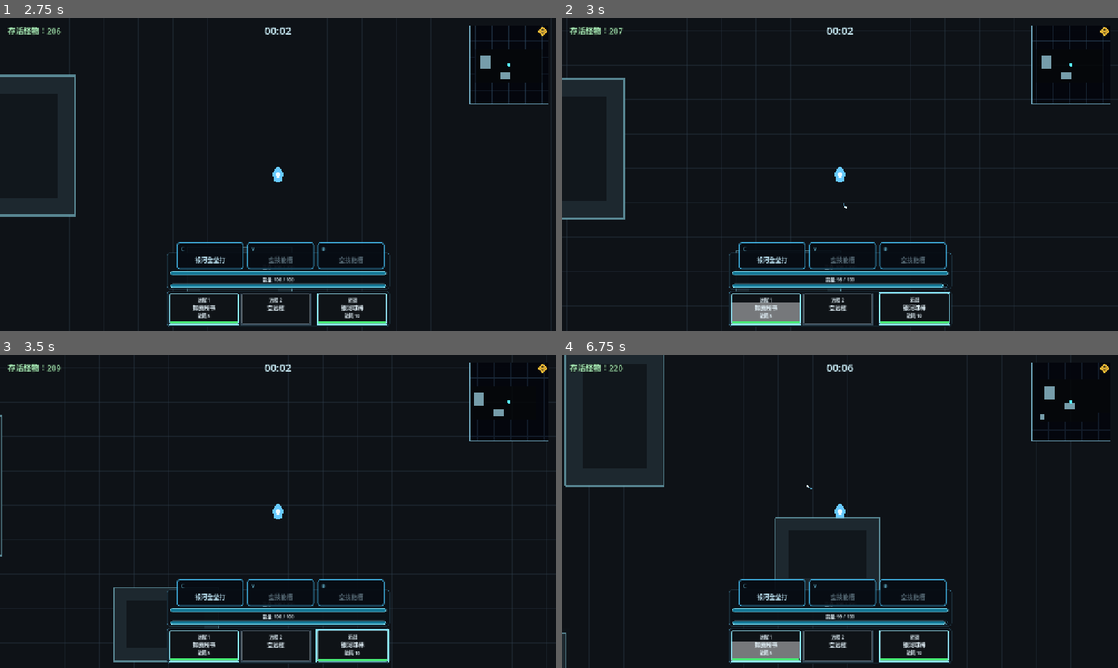
Above: before the commit, frames 1-4 (two rows, left to right).
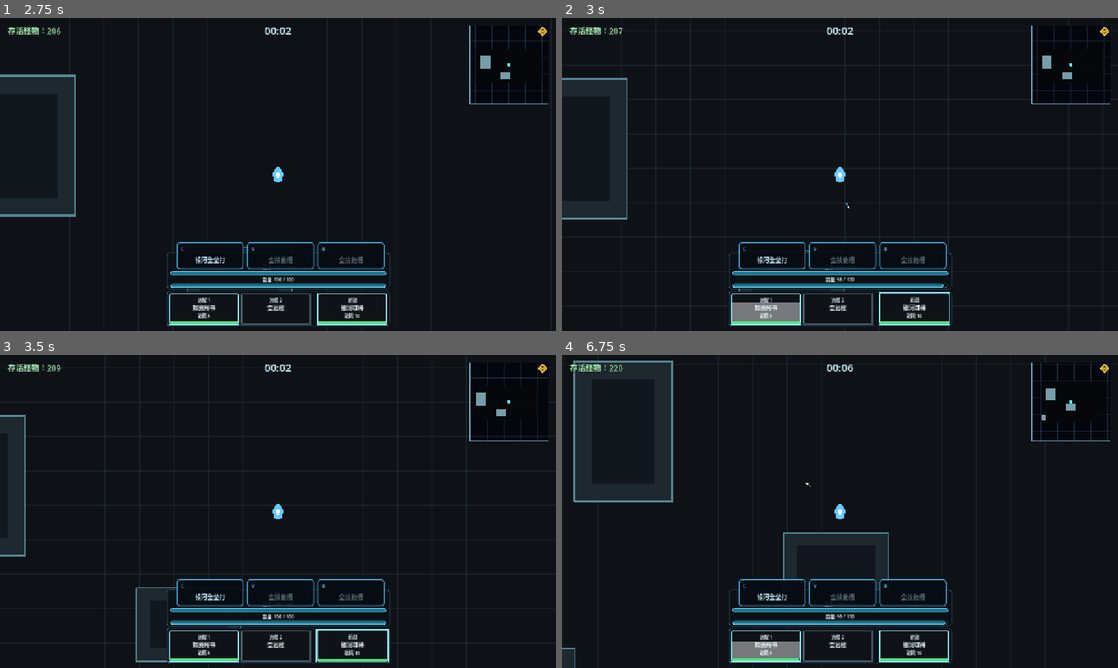
Above: after the commit, the same moments.

Repository: LisBam/StarHacker
Game: Godot game, scene res://scenes/ui/main_menu.tscn
Two runs of this game, one before a commit and one after it. Both use one fixed random seed, a clock stepped at 60 frames per second and the inputs below.
Inputs (mouse positions are in pixels of both pictures, inside the frame that each line leads up to):
- Up to frame 1 (2.75 s): click "骇入" at 0.5 s; tap Enter at 1.25 s; drag from (205, 309) to (294, 174) at 1.27 s; drag from (278, 309) to (294, 174) at 2.02 s
- Up to frame 2 (3 s): tap Space (dodge) at 2.75 s; move the mouse to (912, 309) at 2.77 s; hold D (move_right) from 2.78 s (still down); click (912, 309) at 2.85 s
- Up to frame 3 (3.5 s): keep holding D (move_right); tap Shift (sprint) at 3.05 s
- Up to frame 4 (6.75 s): release D (move_right) at 3.5 s; drag from (812, 574) to (673, 464) at 3.52 s; tap Enter at 4.25 s; move the mouse to (1006, 558) at 4.27 s; hold A (move_left) 4.28-5 s; tap Space (dodge) at 4.35, 5.75 s; click (1006, 558) at 4.42 s; tap Shift (sprint) at 4.55, 5.85 s; drag from (673, 464) to (856, 511) at 5.02 s; move the mouse to (867, 511) at 5.77 s; hold S (move_down) 5.78-6.5 s; click (867, 511) at 5.92 s; drag from (756, 433) to (728, 527) at 6.52 s

Frame 1 is identical in both runs. In frame 2, 0.6% of the frame differs, in the area x 11-99%, y 2-88%; in frame 3, 0.7%; in frame 4, 1.7%, in the area x 0-99%, y 0-100%.

Commit message:
1.新增角色面板冷却缩减显示   2.新增训练场主动技能无冷却开关   3.调整疾跑冲刺能耗与移速换算   4.完善远程武器默认穿透属性   5.新增银狼二倍速头顶状态标记   6.同步银河全垒打扩展包冲击力

Diff:
--- a/data/skills/stelle/galactic_grand_slam.tres
+++ b/data/skills/stelle/galactic_grand_slam.tres
@@ -7,7 +7,7 @@
 script = ExtResource("1_data")
 skill_id = "stelle_galactic_grand_slam"
 display_name = "银河全垒打"
-description = "长按进行蓄力，朝指定方向挥出强力一击造成10（+20%攻击力）点威力的伤害，并造成100距离的击退。至多蓄力3秒提升80%的伤害与击退效果。"
+description = "长按进行蓄力，朝指定方向挥出强力一击造成10（+20%攻击力）点威力的伤害，并造成150冲击力的击退。至多蓄力3秒提升80%的伤害与击退效果。"
 behavior_script = ExtResource("2_behavior")
 targeting_mode = 0
 directional_input_mode = 0
@@ -24,6 +24,7 @@
 target_marker_radius = 18.0
 base_damage = 10.0
 attack_power_ratio = 0.2
+impact_force = 150.0
 knockback_distance = 100.0
 maximum_charge_damage_bonus_ratio = 0.8
 maximum_charge_knockback_bonus_ratio = 0.8
--- a/scenes/game/game_world.tscn
+++ b/scenes/game/game_world.tscn
@@ -545,7 +545,7 @@
 [node name="TestSettingsPanel" type="PanelContainer" parent="BattleHUD/Root/PauseOverlay"]
 unique_name_in_owner = true
 visible = false
-custom_minimum_size = Vector2(420, 414)
+custom_minimum_size = Vector2(420, 464)
 layout_mode = 1
 anchors_preset = -1
 anchor_left = 0.5
@@ -553,9 +553,9 @@
 anchor_right = 0.5
 anchor_bottom = 0.5
 offset_left = -210.0
-offset_top = -207.0
+offset_top = -232.0
 offset_right = 210.0
-offset_bottom = 207.0
+offset_bottom = 232.0
 grow_horizontal = 2
 grow_vertical = 2
 
@@ -611,6 +611,12 @@
 custom_minimum_size = Vector2(0, 38)
 layout_mode = 2
 text = "无限血量"
+
+[node name="ActiveSkillNoCooldownCheckButton" type="CheckButton" parent="BattleHUD/Root/PauseOverlay/TestSettingsPanel/TestSettingsMargin/TestSettingsContent"]
+unique_name_in_owner = true
+custom_minimum_size = Vector2(0, 38)
+layout_mode = 2
+text = "角色主动技能无冷却"
 
 [node name="TestSettingsSpacer" type="Control" parent="BattleHUD/Root/PauseOverlay/TestSettingsPanel/TestSettingsMargin/TestSettingsContent"]
 custom_minimum_size = Vector2(0, 8)
--- a/scripts/components/active_skill_component.gd
+++ b/scripts/components/active_skill_component.gd
@@ -56,6 +56,8 @@
 var _completion_cooldown_multipliers: Array[float] = []
 ## 当前装备提供的主动技能冷却缩减；使用 0 到 1 小数，默认 0，不影响武器冷却或后续段释放窗口。
 var _equipment_cooldown_reduction: float = 0.0
+## 是否由训练场设置禁用主动技能冷却；默认 false，开启时所有技能立即可用且后续释放不会写入冷却，不会保存到角色或装备数据。
+var _cooldown_disabled: bool = false
 ## 当前正在瞄准的技能槽；取值 -1 或有效下标，默认 -1 表示没有按住任何主动技能。
 var _active_slot_index: int = -1
 ## 当前技能按住累计蓄力时间；取值大于等于 0 秒，默认 0，只有技能允许蓄力时才参与释放比例。
@@ -419,6 +421,15 @@
 func _update_cooldowns(delta: float) -> void:
 	# 是否有冷却数值发生变化；仅在至少一项递减时派发统一信号，避免空闲状态产生无意义通知。
 	var changed: bool = false
+	if _cooldown_disabled:
+		# 无冷却模式残留清理；开启开关后任何已经开始的主动技能冷却都在本帧归零。
+		for slot_index in range(_cooldown_remaining.size()):
+			if _cooldown_remaining[slot_index] > 0.0:
+				_cooldown_remaining[slot_index] = 0.0
+				changed = true
+		if changed:
+			cooldowns_changed.emit()
+		return
 	for slot_index in range(_cooldown_remaining.size()):
 		if _cooldown_remaining[slot_index] <= 0.0:
 			continue
@@ -481,7 +492,8 @@
 	# 实际冷却时长；腿部装备冷却缩减只在整套技能完成并进入 CD 时应用，后续段窗口不受影响。
 	var resolved_cooldown_duration: float = _get_effective_cooldown_duration(base_cooldown_duration)
 	_cooldown_durations[slot_index] = resolved_cooldown_duration
-	_cooldown_remaining[slot_index] = resolved_cooldown_duration
+	# 训练场无冷却开关；仅跳过本次进入冷却，资源冷却与装备缩减结果仍保留给关闭开关后的下一次释放使用。
+	_cooldown_remaining[slot_index] = 0.0 if _cooldown_disabled else resolved_cooldown_duration
 	skill_loadout_changed.emit()
 	cooldowns_changed.emit()
 
@@ -538,6 +550,23 @@
 func get_equipment_cooldown_reduction() -> float:
 	## 返回当前由装备聚合后的冷却缩减比例；供角色面板、测试或未来效果查询，默认值为 0。
 	return clampf(_equipment_cooldown_reduction, 0.0, 1.0)
+
+
+func set_cooldown_disabled(enabled: bool) -> void:
+	## 设置训练场主动技能无冷却状态；开启时清除已有冷却，关闭后不追溯已经跳过的冷却且后续释放恢复正常结算。
+	if _cooldown_disabled == enabled:
+		return
+	_cooldown_disabled = enabled
+	if _cooldown_disabled:
+		# 剩余冷却清理；每个有效槽立即可再次释放，HUD 会在同一信号周期移除冷却遮罩。
+		for slot_index in range(_cooldown_remaining.size()):
+			_cooldown_remaining[slot_index] = 0.0
+	cooldowns_changed.emit()
+
+
+func is_cooldown_disabled() -> bool:
+	## 返回当前是否处于训练场主动技能无冷却状态；仅供训练场界面同步开关，不用于装备冷却缩减计算。
+	return _cooldown_disabled
 
 
 func _get_effective_cooldown_duration(base_cooldown_duration: float) -> float:
--- a/scripts/components/equipment_component.gd
+++ b/scripts/components/equipment_component.gd
@@ -221,8 +221,11 @@
 
 func get_character_attribute_snapshot() -> Dictionary:
 	## 返回角色面板所需的移速与视野三值结构，保持展示结果和装备实际应用公式一致。
+	## 冷却缩减快照在同一返回字典中额外提供，角色面板可直接显示腿部装备的有效百分比。
 	# 装备实际移速；比例属性换算为速度点数，确保面板不直接显示内部小数比例。
 	var equipment_move_speed: float = _base_move_speed * _equipment_move_speed_ratio
+	# 装备实际冷却缩减；有效腿部装备属性已在刷新时聚合并限制为 0 至 100%，角色基础值固定为 0。
+	var equipment_cooldown_reduction: float = _active_skill_component.call("get_equipment_cooldown_reduction") if _active_skill_component != null and _active_skill_component.has_method("get_equipment_cooldown_reduction") else 0.0
 	return {
 		"move_speed": {
 			"base": _base_move_speed,
@@ -233,6 +236,11 @@
 			"base": 1.0,
 			"equipment": _equipment_vision_range_ratio,
 			"total": 1.0 + _equipment_vision_range_ratio
+		},
+		"cooldown_reduction": {
+			"base": 0.0,
+			"equipment": clampf(equipment_cooldown_reduction, 0.0, 1.0),
+			"total": clampf(equipment_cooldown_reduction, 0.0, 1.0)
 		}
 	}
 
--- a/scripts/components/top_down_movement_component.gd
+++ b/scripts/components/top_down_movement_component.gd
@@ -5,7 +5,8 @@
 ## acceleration 控制起步手感，friction 控制松开方向后的刹停速度，max_speed 控制可读属性点。
 
 ## 移动速度属性点到像素速度的换算倍率；固定为 3，使 100 点移速等效于旧规则的 300 像素/秒。
-const MOVE_SPEED_TO_PIXELS_PER_SECOND: float = 3.0
+## 当前移动速度属性点换算倍率；固定为 2，使 100 点移速对应 200 像素/秒，疾跑与强制移动均复用这一基准。
+const MOVE_SPEED_TO_PIXELS_PER_SECOND: float = 2.0
 ## 最大移动速度属性；取值建议大于 0，默认 106.6667 对应 320 像素/秒，运行时修改会影响角色最高速度。
 @export_range(1.0, 2000.0, 0.0001, "or_greater") var max_speed: float = 106.6667
 ## 加速度；取值建议大于 0，默认 2200 让角色起步迅速，运行时修改会影响按键后的提速手感。
--- a/scripts/data/caelus_firewall_charge_skill_data.gd
+++ b/scripts/data/caelus_firewall_charge_skill_data.gd
@@ -6,6 +6,7 @@
 ## 冲锋基础持续时间；默认 1 秒，释放时再加本次实际蓄力秒数。
 @export_range(0.01, 30.0, 0.01, "or_greater") var base_charge_duration: float = 1.0
 ## 冲锋额外移速属性；默认 150 点，与角色当前移速属性相加后按 1 点等于 3 像素/秒换算。
+## 当前冲锋移速属性按 1 点等于 2 像素/秒换算；默认 150 点会与释放瞬间的有效角色移速直接相加。
 @export_range(0.0, 3000.0, 1.0, "or_greater") var bonus_move_speed_attribute: float = 150.0
 ## 冲锋期间减伤比例；默认 0.80 表示最终受到伤害降低 80%，与其他来源按剩余伤害连乘。
 @export_range(0.0, 1.0, 0.01) var charge_damage_reduction_ratio: float = 0.80
--- a/scripts/data/character_data.gd
+++ b/scripts/data/character_data.gd
@@ -19,6 +19,7 @@
 ## 基础能量上限；默认 100，进入战斗或切换角色时应用，运行时不应动态修改模板。
 @export_range(1.0, 9999.0, 1.0, "or_greater") var max_energy: float = 100.0
 ## 基础移动速度属性；默认 106.6667，按 1 点等于 3 像素/秒换算，装备移速比例会在该值上继续结算。
+## 当前移动速度属性换算按 1 点等于 2 像素/秒执行；默认值仅作为未填写角色资源的隔离场景回退。
 @export_range(1.0, 2000.0, 0.0001, "or_greater") var move_speed: float = 106.6667
 ## 基础攻击力；默认 10，装备攻击加成会在该值上继续结算，运行时不应动态修改模板。
 @export_range(0.0, 99999.0, 1.0, "or_greater") var attack_power: float = 10.0
--- a/scripts/data/stelle_galactic_grand_slam_skill_data.gd
+++ b/scripts/data/stelle_galactic_grand_slam_skill_data.gd
@@ -8,6 +8,8 @@
 @export_range(0.0, 99999.0, 0.1, "or_greater") var base_damage: float = 10.0
 ## 当前攻击力转化比例；默认 0.20 表示额外加入当前最终攻击力的 20%，运行时会读取技能释放瞬间的属性。
 @export_range(0.0, 10.0, 0.01, "or_greater") var attack_power_ratio: float = 0.20
+## 基础冲击力；默认 150 点理论位移，命中目标后由目标自身按韧性与击退衰减统一换算，运行时可调整。
+@export_range(0.0, 3000.0, 1.0, "or_greater") var impact_force: float = 150.0
 ## 基础击退距离；默认 100 像素，目标会通过自身击退衰减换算初速度，墙体仍可阻挡实际位移。
 @export_range(0.0, 3000.0, 1.0, "or_greater") var knockback_distance: float = 100.0
 ## 满蓄力伤害增幅；默认 0.80 表示蓄力 3 秒时基础威力与攻击力加成的总和提高 80%。
--- a/scripts/data/weapon_data.gd
+++ b/scripts/data/weapon_data.gd
@@ -49,7 +49,8 @@
 ## 每轮射击生成的弹体总数；默认 1 表示单弹体，只有 has_scatter 为 true 时参与战斗与强化结算。
 @export_range(1, 100, 1, "or_greater") var scatter_count: int = 1
 ## 是否具有穿透属性；默认 false，只有显式启用的远程武器才能穿透目标并接受穿透强化。
-@export var has_piercing: bool = false
+## 远程攻击通道默认持有穿透属性；默认 true 但穿透次数为 0，因此首个命中后仍销毁，同时允许直接接受穿透强化。
+@export var has_piercing: bool = true
 ## 每颗弹体可额外穿过的目标数量；默认 0 表示命中首个目标后销毁，只有 has_piercing 为 true 时参与战斗与强化结算。
 @export_range(0, 100, 1, "or_greater") var piercing_count: int = 0
 ## 是否具有弹射属性；默认 false，只有显式启用的远程武器才能在碰撞后改变弹道并接受弹射强化。
--- /dev/null
+++ b/scripts/effects/overhead_status_text.gd
@@ -0,0 +1,59 @@
+extends Node2D
+class_name OverheadStatusText
+
+## 头顶状态文本独立跟随一个世界坐标目标，并在目标失效或状态结束时自行回收。
+## 调用者创建后使用 configure 指定目标与文字；本节点不管理任何技能持续时间或数值效果。
+
+## 默认文字绘制区域；宽度 48 像素可稳定居中双字符状态文本，高度 26 像素容纳 22 号字体与描边。
+const DEFAULT_LABEL_SIZE: Vector2 = Vector2(48.0, 26.0)
+## 默认文字字体大小；22 像素在常规战斗镜头下可辨认，同时不会遮挡角色模型。
+const DEFAULT_FONT_SIZE: int = 22
+## 默认文字偏移；向上 52 像素使文本位于角色头顶，不覆盖血条与蓄力条下方的角色模型。
+const DEFAULT_WORLD_OFFSET: Vector2 = Vector2(0.0, -52.0)
+
+## 跟随目标；默认 null，configure 注入有效世界节点后每帧同步其全局坐标。
+var _target: Node2D
+## 状态文字标签；默认 null，configure 时创建并作为本节点子级，负责实际文本绘制而不参与战斗输入。
+var _label: Label
+## 目标头顶偏移；默认采用 DEFAULT_WORLD_OFFSET，运行时只由 configure 覆盖以适配不同角色状态标记。
+var _world_offset: Vector2 = DEFAULT_WORLD_OFFSET
+
+
+func configure(target: Node2D, status_text: String, text_color: Color, world_offset: Vector2 = DEFAULT_WORLD_OFFSET) -> void:
+	## 配置一次可持续跟随的头顶状态文本；重复调用会更新文字内容与目标，但不会重复创建标签。
+	_target = target
+	_world_offset = world_offset
+	if _label == null:
+		# 状态文字标签；使用固定绘制区和居中对齐，确保目标移动时标签位置不因文字布局抖动。
+		_label = Label.new()
+		_label.size = DEFAULT_LABEL_SIZE
+		_label.position = -DEFAULT_LABEL_SIZE * 0.5
+		_label.horizontal_alignment = HORIZONTAL_ALIGNMENT_CENTER
+		_label.vertical_alignment = VERTICAL_ALIGNMENT_CENTER
+		_label.mouse_filter = Control.MOUSE_FILTER_IGNORE
+		_label.add_theme_font_size_override("font_size", DEFAULT_FONT_SIZE)
+		add_child(_label)
+	_label.text = status_text
+	_label.modulate = text_color
+	_sync_target_position()
+	set_process(true)
+
+
+func _process(_delta: float) -> void:
+	## 跟随有效目标；目标被销毁或离开场景时立即回收，避免技能行为提前销毁后残留文本。
+	if not is_instance_valid(_target):
+		queue_free()
+		return
+	_sync_target_position()
+
+
+func dispose() -> void:
+	## 主动结束状态文字；技能行为在效果结束时调用，重复调用保持幂等且不会影响其他头顶反馈。
+	set_process(false)
+	queue_free()
+
+
+func _sync_target_position() -> void:
+	## 把本节点移动到目标全局位置加配置偏移；未配置或失效目标时保留当前坐标，等待下一帧回收。
+	if is_instance_valid(_target):
+		global_position = _target.global_position + _world_offset
--- a/scripts/game/game_world.gd
+++ b/scripts/game/game_world.gd
@@ -241,7 +241,9 @@
 ## 星扩展包数值补充：当前权威基础能量上限为 100，资源档案可继续覆盖该隔离场景兜底值。
 @export_range(1.0, 9999.0, 1.0, "or_greater") var stelle_max_energy: float = 100.0
 ## 星的固定移动速度属性；默认 106.6667，按 1 点等于 3 像素/秒换算，切换角色时写入玩家移动组件。
+## 当前星移速按 1 点等于 2 像素/秒换算；100 点基础移速在战斗中对应 200 像素/秒。
 ## 星扩展包数值补充：当前权威基础移速为 100 点，等效实际速度 300 像素/秒。
+## 当前星扩展包数值补充：权威基础移速保持 100 点，等效实际速度按新换算为 200 像素/秒。
 @export_range(1.0, 2000.0, 0.0001, "or_greater") var stelle_move_speed: float = 100.0
 ## 星的固定攻击力；默认 10，切换角色时写入战斗属性组件并参与伤害公式。
 ## 星扩展包数值补充：当前权威基础攻击力为 100，资源档案可继续覆盖该隔离场景兜底值。
@@ -254,6 +256,7 @@
 ## 穹的固定能量上限；取值应大于 0，默认 95，切换角色时直接应用，不再随机。
 @export_range(1.0, 9999.0, 1.0, "or_greater") var caelus_max_energy: float = 80.0
 ## 穹的固定移动速度属性；默认 100，按 1 点等于 3 像素/秒换算，切换角色时写入玩家移动组件。
+## 当前穹移速按 1 点等于 2 像素/秒换算；90 点基础移速在战斗中对应 180 像素/秒。
 @export_range(1.0, 2000.0, 0.0001, "or_greater") var caelus_move_speed: float = 90.0
 ## 穹的固定攻击力；默认 9，较低输出与较高生存能力形成角色差异。
 @export_range(0.0, 99999.0, 1.0, "or_greater") var caelus_attack_power: float = 90.0
@@ -264,6 +267,7 @@
 ## 银狼的固定能量上限；取值应大于 0，默认 155，切换角色时直接应用，不再随机。
 @export_range(1.0, 9999.0, 1.0, "or_greater") var silver_wolf_max_energy: float = 99.0
 ## 银狼的固定移动速度属性；默认 118.3333，按 1 点等于 3 像素/秒换算，切换角色时写入玩家移动组件。
+## 当前银狼移速按 1 点等于 2 像素/秒换算；99 点基础移速在战斗中对应 198 像素/秒。
 @export_range(1.0, 2000.0, 0.0001, "or_greater") var silver_wolf_move_speed: float = 99.0
 ## 银狼的固定攻击力；默认 11，为三名角色中最高基础攻击。
 @export_range(0.0, 99999.0, 1.0, "or_greater") var silver_wolf_attack_power: float = 99.0
--- a/scripts/player/player_controller.gd
+++ b/scripts/player/player_controller.gd
@@ -40,11 +40,14 @@
 ## 战斗相机路径；默认指向玩家子节点 Camera2D，必须解析到提供 add_shake 方法的节点，修改会影响屏幕震动反馈。
 @export var camera_path: NodePath = ^"Camera2D"
 ## 疾跑速度倍率；取值建议大于等于 1，默认 1.55 表示按住 Shift 时移动速度提升 55%，运行时修改会影响疾跑手感。
-@export_range(1.0, 4.0, 0.05, "or_greater") var sprint_speed_multiplier: float = 1.55
+## 当前疾跑速度倍率；默认 1.5 表示按住 Shift 时移动速度提升 50%，运行时修改会同时影响能量支出成功后的实际移动速度。
+@export_range(1.0, 4.0, 0.05, "or_greater") var sprint_speed_multiplier: float = 1.5
 ## 疾跑每秒能耗；取值建议大于等于 0，默认 24 表示持续疾跑会稳定消耗能量，运行时修改会影响疾跑续航。
-@export_range(0.0, 9999.0, 0.1, "or_greater") var sprint_energy_consumption_per_second: float = 24.0
+## 当前疾跑每秒能耗；默认 20 表示每个实际疾跑秒稳定消费 20 点能量，能量不足当前帧不会获得疾跑倍率。
+@export_range(0.0, 9999.0, 0.1, "or_greater") var sprint_energy_consumption_per_second: float = 20.0
 ## 冲刺单次能耗；取值建议大于等于 0，默认 18 表示每次 Space 突进需要付出固定能量，运行时修改会影响冲刺频率。
-@export_range(0.0, 9999.0, 0.1, "or_greater") var dodge_energy_consumption: float = 18.0
+## 当前冲刺单次能耗；默认 20 表示每次成功 Space 突进固定消费 20 点能量，支付失败不会打断已有蓄力。
+@export_range(0.0, 9999.0, 0.1, "or_greater") var dodge_energy_consumption: float = 20.0
 ## 冲刺距离；取值建议大于 0，默认 140 像素适合当前角色尺寸，运行时修改会影响 Space 突进位移。
 @export_range(1.0, 1200.0, 1.0, "or_greater") var dodge_distance: float = 140.0
 ## 冲刺持续时间；取值建议 0.05 到 0.5 秒，默认 0.16 秒；该时间只控制突进位移，不提供无敌效果。
@@ -574,7 +577,7 @@
 	_forced_movement_remaining = maxf(duration_seconds, 0.0)
 	# 当前移动速度属性；由移动组件保存角色基础值及装备倍率结算后的基础属性，技能额外值直接相加。
 	var current_move_speed_attribute: float = float(_movement_component.call("get_max_speed")) if _movement_component.has_method("get_max_speed") else 100.0
-	_forced_movement_speed = maxf(current_move_speed_attribute + bonus_move_speed_attribute, 0.0) * 3.0
+	_forced_movement_speed = maxf(current_move_speed_attribute + bonus_move_speed_attribute, 0.0) * 2.0
 	_forced_movement_blocked_this_frame = false
 	_dodge_time_remaining = 0.0
 	_dodge_direction = Vector2.ZERO
--- a/scripts/skills/silver_wolf_double_speed_behavior.gd
+++ b/scripts/skills/silver_wolf_double_speed_behavior.gd
@@ -8,6 +8,14 @@
 const MOVE_SPEED_SOURCE_ID: String = "silver_wolf_double_speed"
 ## 世界飘字脚本；无伤完成时用于生成绿色 COMBO! 反馈。
 const FLOATING_TEXT_POPUP_SCRIPT: Script = preload("res://scripts/effects/floating_text_popup.gd")
+## 持续头顶状态文本脚本；二倍速生效期间用它显示跟随银狼的固定 2× 标记。
+const OVERHEAD_STATUS_TEXT_SCRIPT: Script = preload("res://scripts/effects/overhead_status_text.gd")
+## 二倍速头顶状态文字；固定使用 2×，只在本技能持续期间显示。
+const DOUBLE_SPEED_STATUS_TEXT: String = "2×"
+## 二倍速头顶状态颜色；青蓝色与银狼技能的数码视觉保持一致，不参与任何数值或伤害结算。
+const DOUBLE_SPEED_STATUS_COLOR: Color = Color(0.38, 0.88, 1.0, 1.0)
+## 二倍速头顶状态偏移；向上 52 像素与角色模型保持间距，避免遮挡脚下攻击或受击反馈。
+const DOUBLE_SPEED_STATUS_OFFSET: Vector2 = Vector2(0.0, -52.0)
 
 ## 当前施法者；默认 null，由主动技能组件注入并提供攻速、移速和受击信号接口。
 var _caster: Node2D
@@ -27,6 +35,8 @@
 var _was_hit: bool = false
 ## 本次效果期间实际消费能量总量；默认 0，由 energy_spent 信号累计，不受自然能量恢复影响。
 var _energy_spent_during_effect: float = 0.0
+## 二倍速头顶状态节点；默认 null，效果开始时创建并在任何结束路径回收，独立于短时飘字生命周期。
+var _overhead_status_text: Node2D
 
 
 func _ready() -> void:
@@ -55,6 +65,7 @@
 	_was_hit = false
 	_energy_spent_during_effect = 0.0
 	_apply_current_strength()
+	_show_overhead_status_text()
 	set_process(true)
 	return true
 
@@ -100,6 +111,7 @@
 		return
 	_remaining_duration = 0.0
 	set_process(false)
+	_clear_overhead_status_text()
 	if is_instance_valid(_caster):
 		if _caster.has_method("remove_attack_speed_bonus_source"):
 			_caster.call("remove_attack_speed_bonus_source", ATTACK_SPEED_SOURCE_ID)
@@ -117,6 +129,32 @@
 		FLOATING_TEXT_POPUP_SCRIPT.spawn_text(effect_parent, _caster.global_position, str(_skill_data.get("no_hit_feedback_text")), _skill_data.get("no_hit_feedback_color") as Color)
 
 
+func _show_overhead_status_text() -> void:
+	## 创建或刷新二倍速期间的头顶 2× 标记；标记挂到当前场景，避免技能行为节点重建时错失世界坐标绘制。
+	_clear_overhead_status_text()
+	if not is_instance_valid(_caster):
+		return
+	# 世界特效父节点；优先当前场景，缺失时回退根节点，使独立测试场景也可显示状态文本。
+	var effect_parent: Node = get_tree().current_scene if get_tree().current_scene != null else get_tree().root
+	# 二倍速状态文本；脚本实例化失败时只缺少视觉反馈，不影响攻速、移速或无伤奖励结算。
+	var status_text: Node2D = OVERHEAD_STATUS_TEXT_SCRIPT.new() as Node2D
+	if effect_parent == null or status_text == null:
+		return
+	effect_parent.add_child(status_text)
+	status_text.call("configure", _caster, DOUBLE_SPEED_STATUS_TEXT, DOUBLE_SPEED_STATUS_COLOR, DOUBLE_SPEED_STATUS_OFFSET)
+	_overhead_status_text = status_text
+
+
+func _clear_overhead_status_text() -> void:
+	## 回收当前二倍速头顶标记；节点已被场景自动销毁时只清空引用，不会影响其他技能的独立标记。
+	if is_instance_valid(_overhead_status_text):
+		if _overhead_status_text.has_method("dispose"):
+			_overhead_status_text.call("dispose")
+		else:
+			_overhead_status_text.queue_free()
+	_overhead_status_text = null
+
+
 func shutdown() -> void:
 	## 角色切换或技能重配时停止效果且不发放完成奖励，并断开全部外部信号。
 	_finish_effect(false)
--- a/scripts/skills/stelle_galactic_grand_slam_behavior.gd
+++ b/scripts/skills/stelle_galactic_grand_slam_behavior.gd
@@ -80,6 +80,12 @@
 	var base_knockback_distance: float = maxf(float(_skill_data.get("knockback_distance")), 0.0)
 	# 本次期望击退距离；0 蓄力为 100，满蓄力默认为 180 像素。
 	var knockback_distance: float = base_knockback_distance * (1.0 + maxf(float(_skill_data.get("maximum_charge_knockback_bonus_ratio")), 0.0) * charge_ratio)
+	# 基础冲击力；新资源以理论位移点数直接传给目标统一结算，旧击退距离字段仅在资源把冲击力明确设为 0 时作为兼容回退。
+	var base_impact_force: float = maxf(float(_skill_data.get("impact_force")), 0.0)
+	if base_impact_force <= 0.0:
+		base_impact_force = base_knockback_distance
+	# 本次实际冲击力；未蓄力为 150，满蓄力按 80% 提升至 270，怪物会再按自身韧性折算理论位移。
+	var impact_force: float = base_impact_force * (1.0 + maxf(float(_skill_data.get("maximum_charge_knockback_bonus_ratio")), 0.0) * charge_ratio)
 	_current_attack_power = maxf(float(_skill_data.get("damage_formula_attack_power")), 0.0)
 	_current_critical_chance = float(_stats_component.call("get_equipment_critical_chance")) if _stats_component != null and _stats_component.has_method("get_equipment_critical_chance") else 0.0
 	_current_critical_damage_multiplier = maxf(BASE_CRITICAL_DAMAGE_MULTIPLIER + (float(_stats_component.call("get_equipment_critical_damage")) if _stats_component != null and _stats_component.has_method("get_equipment_critical_damage") else 0.0), 1.0)
@@ -101,7 +107,7 @@
 			continue
 		if bool(_skill_data.get("blocked_by_environment")) and not _has_clear_path_to(target):
 			continue
-		_current_impact_force = _calculate_impact_force_for_distance(target, knockback_distance)
+		_current_impact_force = impact_force
 		target.call("apply_damage", cast_damage, self)
 	_spawn_cast_effect(cast_direction)
 	return true
--- a/scripts/ui/character_stats_panel.gd
+++ b/scripts/ui/character_stats_panel.gd
@@ -16,6 +16,7 @@
 	{"key": "move_speed", "label": "移速", "percent": false},
 	{"key": "vision_range", "label": "视野", "percent": true},
 	{"key": "dodge_chance", "label": "闪避率", "percent": true},
+	{"key": "cooldown_reduction", "label": "冷却缩减", "percent": true},
 	{"key": "energy_regeneration", "label": "能量恢复", "percent": false}
 ]
 
@@ -89,6 +90,7 @@
 		if value_label == null:
 			continue
 		# 是否使用百分比；视野和闪避率将内部比例转换为玩家易读的百分点。
+		# 冷却缩减同样使用内部比例；新属性沿用既有百分比格式，确保 0.05 在角色面板显示为 5%。
 		var is_percent: bool = bool(row_definition.get("percent", false))
 		# 套装、技能与临时额外值；非零来源分别标注，避免百分比套装或消耗品被误归入装备点数。
 		var set_value: float = float(attribute_values.get("set", 0.0))
@@ -175,7 +177,7 @@
 	var equipment_move_speed: float = base_move_speed * maxf(float(equipment_attributes.get("move_speed", 0.0)), 0.0)
 	# 属性快照；局外没有受伤状态，当前生命等于含装备加成的总生命上限。
 	var snapshot: Dictionary = {}
-	for attribute_key in ["max_health", "attack_power", "defense_power", "health_regeneration_per_five_seconds", "dodge_chance", "energy_regeneration"]:
+	for attribute_key in ["max_health", "attack_power", "defense_power", "health_regeneration_per_five_seconds", "dodge_chance", "cooldown_reduction", "energy_regeneration"]:
 		# 基础属性；每 5 秒回血、闪避默认为 0，能量恢复由角色档案提供 18。
 		var base_value: float = float(profile.get(attribute_key, 0.0))
 		# 装备属性；由有效四部位装备直接加算。
@@ -203,7 +205,7 @@
 func _get_menu_equipment_attributes() -> Dictionary:
 	## 聚合局外四部位装备的角色面板属性，严格跳过损坏装备。
 	# 聚合属性；键与装备数据字段及角色面板快照保持一致。
-	var attributes: Dictionary = {"attack_power": 0.0, "defense_power": 0.0, "max_health": 0.0, "health_regeneration_per_five_seconds": 0.0, "energy_regeneration": 0.0, "dodge_chance": 0.0, "move_speed": 0.0, "vision_range": 0.0}
+	var attributes: Dictionary = {"attack_power": 0.0, "defense_power": 0.0, "max_health": 0.0, "health_regeneration_per_five_seconds": 0.0, "energy_regeneration": 0.0, "dodge_chance": 0.0, "cooldown_reduction": 0.0, "move_speed": 0.0, "vision_range": 0.0}
 	if _global_inventory == null or not _global_inventory.has_method("get_armor_equipment_resources"):
 		return attributes
 	# 四部位装备；键为 head、body、legs、feet，值允许为空。
--- a/scripts/ui/combat_hud.gd
+++ b/scripts/ui/combat_hud.gd
@@ -371,6 +371,8 @@
 @onready var _infinite_energy_check_button: CheckButton = %InfiniteEnergyCheckButton
 ## 无限血量开关缓存；默认绑定 InfiniteHealthCheckButton，切换后修改玩家属性组件的无限血量状态。
 @onready var _infinite_health_check_button: CheckButton = %InfiniteHealthCheckButton
+## 主动技能无冷却开关缓存；默认绑定 ActiveSkillNoCooldownCheckButton，仅训练场或开发者训练工具中切换当前角色技能组件状态。
+@onready var _active_skill_no_cooldown_check_button: CheckButton = %ActiveSkillNoCooldownCheckButton
 ## 训练场设置返回按钮缓存；默认绑定 TestSettingsBackButton，点击后返回暂停主菜单。
 @onready var _test_settings_back_button: Button = %TestSettingsBackButton
 ## 训练场角色切换面板缓存；默认绑定 CharacterSwitchPanel，只在训练场设置中打开。
@@ -1734,6 +1736,7 @@
 	_character_switch_back_button.pressed.connect(_on_character_switch_back_button_pressed)
 	_infinite_energy_check_button.toggled.connect(_on_infinite_energy_toggled)
 	_infinite_health_check_button.toggled.connect(_on_infinite_health_toggled)
+	_active_skill_no_cooldown_check_button.toggled.connect(_on_active_skill_no_cooldown_toggled)
 	_test_settings_back_button.pressed.connect(_on_test_settings_back_button_pressed)
 	_pause_master_volume_slider.value_changed.connect(_on_pause_master_volume_slider_value_changed)
 	_build_pause_key_binding_navigation()
@@ -2316,6 +2319,7 @@
 	if _stats_component == null:
 		_infinite_energy_check_button.set_pressed_no_signal(false)
 		_infinite_health_check_button.set_pressed_no_signal(false)
+		_active_skill_no_cooldown_check_button.set_pressed_no_signal(false)
 		return
 
 	# 无限能量状态；取值来自属性组件，默认 false，修改会影响训练场设置开关显示。
@@ -2324,6 +2328,9 @@
 	var infinite_health_enabled: bool = bool(_stats_component.get("infinite_health"))
 	_infinite_energy_check_button.set_pressed_no_signal(infinite_energy_enabled)
 	_infinite_health_check_button.set_pressed_no_signal(infinite_health_enabled)
+	# 主动技能无冷却状态；由独立技能组件维护，角色切换后读取新组件默认状态而不写入永久存档。
+	var active_skill_no_cooldown_enabled: bool = bool(_active_skill_component.call("is_cooldown_disabled")) if _active_skill_component != null and _active_skill_component.has_method("is_cooldown_disabled") else false
+	_active_skill_no_cooldown_check_button.set_pressed_no_signal(active_skill_no_cooldown_enabled)
 
 
 func _sync_pause_master_volume_slider() -> void:
@@ -2580,6 +2587,13 @@
 
 	_stats_component.call("set_infinite_health", enabled)
 	_refresh_stats()
+
+
+func _set_active_skill_no_cooldown_enabled(enabled: bool) -> void:
+	## 将训练场主动技能无冷却开关写入当前技能组件；组件缺失时安全忽略，不影响其他训练设置。
+	if _active_skill_component == null or not _active_skill_component.has_method("set_cooldown_disabled"):
+		return
+	_active_skill_component.call("set_cooldown_disabled", enabled)
 
 
 func _switch_training_character(character_id: String) -> void:
@@ -3350,6 +3364,10 @@
 	_set_infinite_health_enabled(enabled)
 
 
+func _on_active_skill_no_cooldown_toggled(enabled: bool) -> void:
+	_set_active_skill_no_cooldown_enabled(enabled)
+
+
 func _on_test_settings_back_button_pressed() -> void:
 	_show_test_settings(false)
 
Not shown, added: scripts/effects/overhead_status_text.gd.uid
Not shown, changed: docs/content_authoring.md
Not shown, changed: docs/game_framework.md
Not shown, changed: docs/skill_system.md
Not shown, changed: docs/扩展包内容.md
Not shown, changed: docs/游戏机制与玩法内容.md
